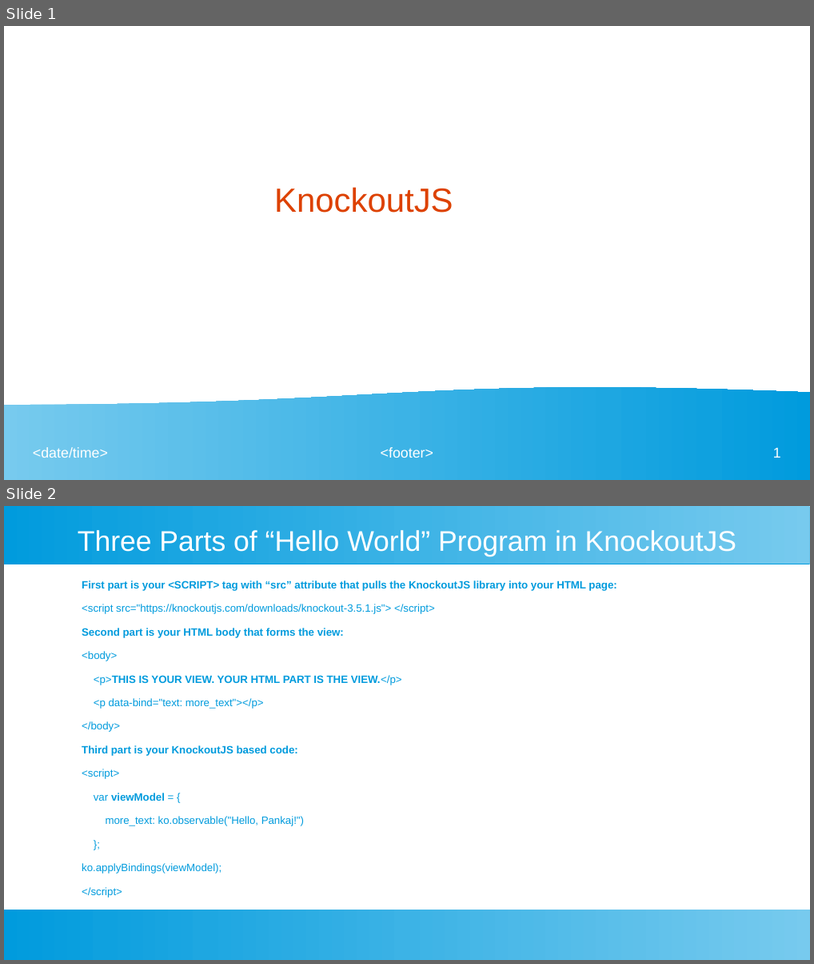
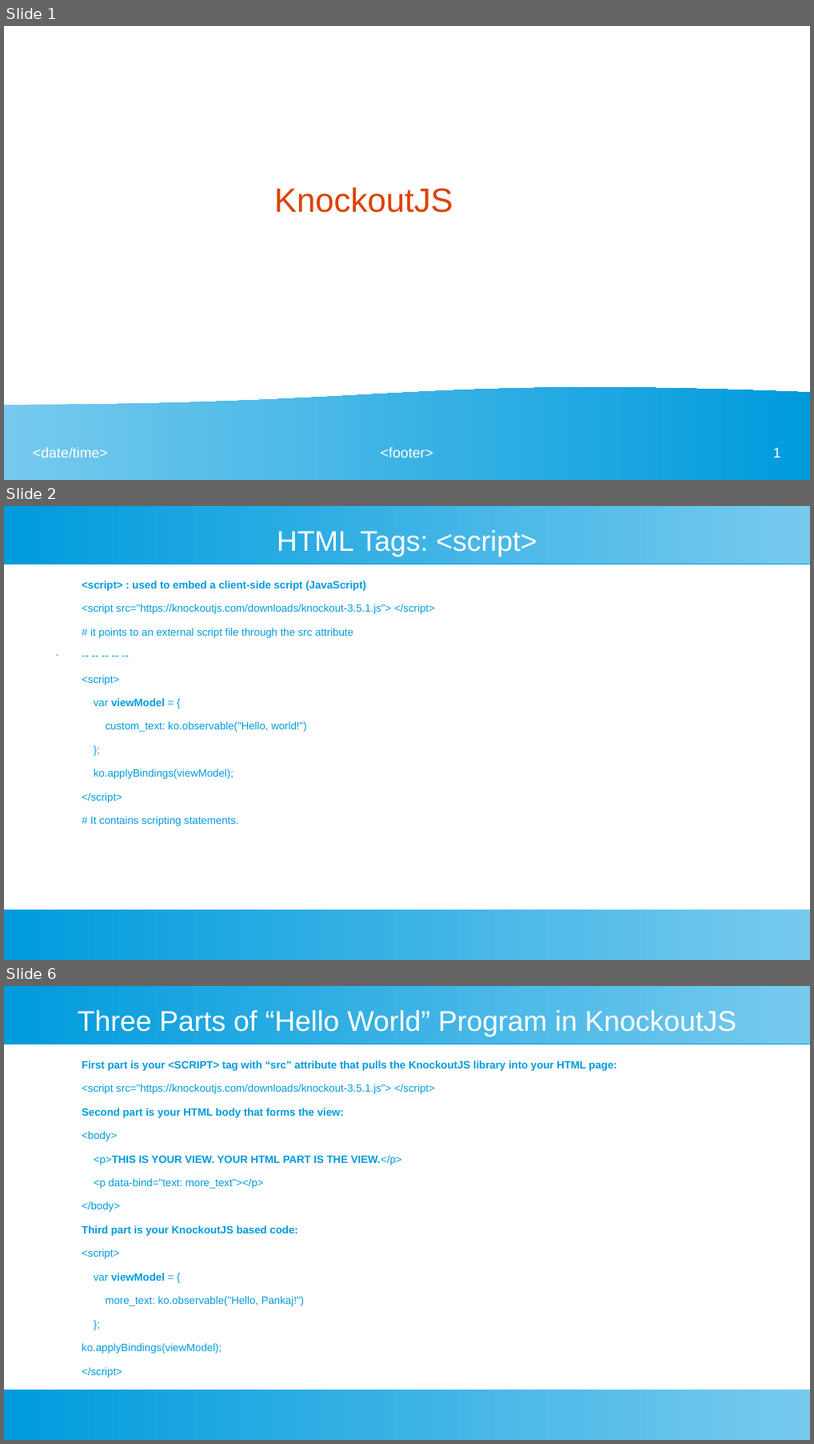
Before and after one commit to ashishjain1547/public_lessons_in_javascript, a slide deck: 5_Introduction to KnockoutJS/KnockoutJS.odp. Shown one above the other, each under a label of ours: slides 1 and 2 before the commit, slides 1, 2 and 6 after it; the slides between them are not shown. The pictures are 814x964 and 814x1444 pixels, drawn with LibreOffice and Linux fonts; fonts in the diff are those of the drawing. Boxes give left, top, right and bottom in pixels: in the first picture for what was removed or moved away, otherwise in the second. Text is boxed around its words. In the diff, an @@ line names an element or a change of style, - is before the commit and + after.

```diff
--- a/5_Introduction to KnockoutJS/KnockoutJS.odp
+++ b/5_Introduction to KnockoutJS/KnockoutJS.odp
@@ slide 2 added at [4,506,810,960], background #FFFFFF; not listed: 2 template elements that a slide beside it also shows @@
@@ title added at [277,530,537,556], 28 pt, text #FFFFFF @@
+HTML Tags: <script>
@@ text added at [82,580,435,826], 10.5 pt, text #009BDD @@
+<script> : used to embed a client-side script (JavaScript)
+<script src="https://knockoutjs.com/downloads/knockout-3.5.1.js"> </script>
+# it points to an external script file through the src attribute
+● -- -- -- -- --
+<script>
+var viewModel = {
+custom_text: ko.observable("Hello, world!")
+};
+ko.applyBindings(viewModel);
+</script>
+# It contains scripting statements.
@@ what was slide 2 is now slide 6 @@
```
Also in this commit, not shown: 2 slides changed, 4 other slides added.
